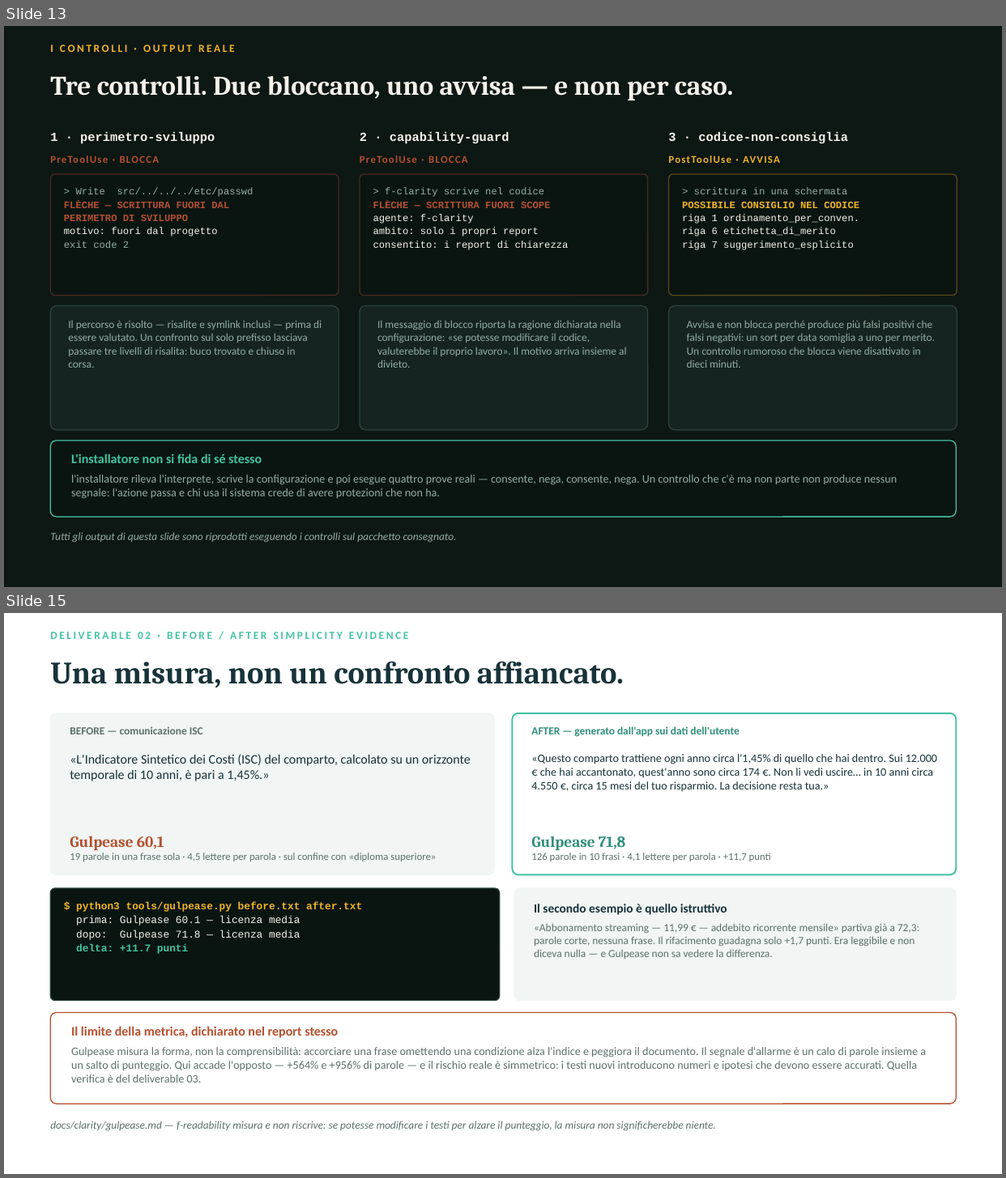
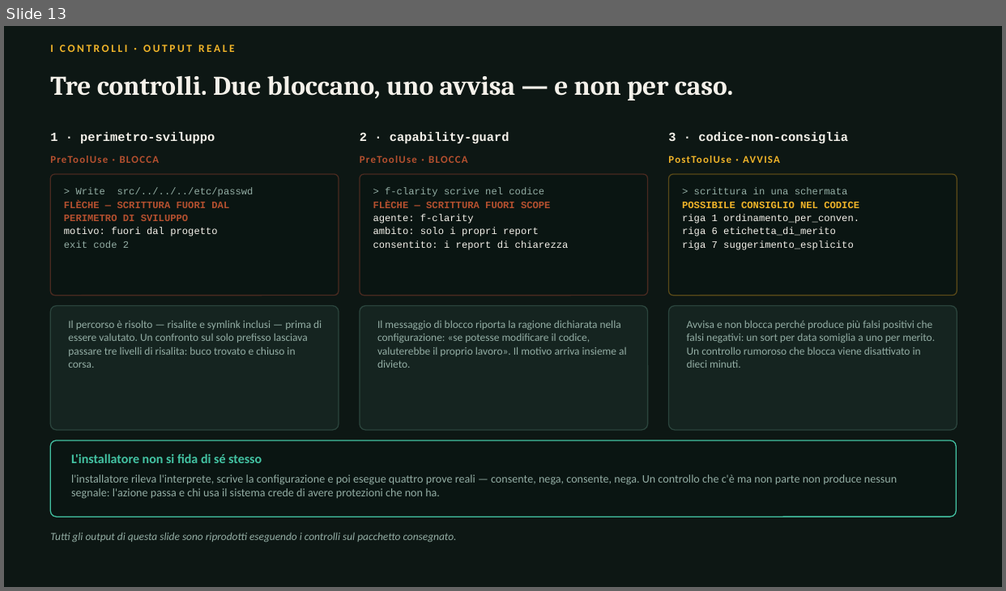
Before and after one commit to Scarpato-ACN/Isekai, a slide deck: Presentation/Isekai_Fleche_Hackathon.pptx. Shown one above the other, each under a label of ours: slides 13 and 15 before the commit, slide 13 after it; the slides between them are not shown. The pictures are 1006x1178 and 1006x591 pixels, drawn with LibreOffice and Linux fonts; fonts in the diff are those of the drawing. Boxes give left, top, right and bottom in pixels: in the first picture for what was removed or moved away, otherwise in the second. Text is boxed around its words. In the diff, an @@ line names an element or a change of style, - is before the commit and + after.

```diff
--- a/Presentation/Isekai_Fleche_Hackathon.pptx
+++ b/Presentation/Isekai_Fleche_Hackathon.pptx
@@ slide 15 removed at (4, 613, 1002, 1174), background #FFFFFF @@
@@ text removed at (50, 632, 408, 639) @@
-DELIVERABLE 02 · BEFORE / AFTER SIMPLICITY EVIDENCE
@@ text removed at (50, 661, 624, 688) @@
-Una misura, non un confronto affiancato.
@@ rounded rectangle removed at (50, 713, 494, 875) @@
@@ text removed at (70, 726, 203, 735) @@
-BEFORE — comunicazione ISC
@@ rounded rectangle removed at (513, 713, 957, 875) @@
@@ text removed at (531, 726, 739, 737) @@
-AFTER — generato dall'app sui dati dell'utente
@@ text removed at (70, 754, 471, 781) @@
-«L'Indicatore Sintetico dei Costi (ISC) del comparto, calcolato su un orizzonte temporale di 10 anni, è pari a 1,45%.»
@@ text removed at (531, 754, 937, 792) @@
-«Questo comparto trattiene ogni anno circa l'1,45% di quello che hai dentro. Sui 12.000 € che hai accantonato, quest'anno sono circa 174 €. Non li vedi uscire… in 10 anni circa 4.550 €, circa 15 mesi del tuo risparmio. La decisione resta tua.»
@@ text removed at (70, 836, 436, 862) @@
-Gulpease 60,1
-19 parole in una frase sola · 4,5 lettere per parola · sul confine con «diploma superiore»
@@ text removed at (531, 836, 771, 862) @@
-Gulpease 71,8
-126 parole in 10 frasi · 4,1 lettere per parola · +11,7 punti
@@ rounded rectangle removed at (50, 888, 500, 1001) @@
@@ text removed at (76, 902, 362, 954) @@
-$ python3 tools/gulpease.py before.txt after.txt
-prima: Gulpease 60.1 — licenza media
-dopo: Gulpease 71.8 — licenza media
-delta: +11.7 punti
@@ rounded rectangle removed at (514, 888, 957, 1001) @@
@@ text removed at (534, 904, 919, 959) @@
-Il secondo esempio è quello istruttivo
-«Abbonamento streaming — 11,99 € — addebito ricorrente mensile» partiva già a 72,3: parole corte, nessuna frase. Il rifacimento guadagna solo +1,7 punti. Era leggibile e non diceva nulla — e Gulpease non sa vedere la differenza.
@@ rounded rectangle removed at (50, 1013, 957, 1104) @@
@@ text removed at (71, 1026, 926, 1083) @@
-Il limite della metrica, dichiarato nel report stesso
-Gulpease misura la forma, non la comprensibilità: accorciare una frase omettendo una condizione alza l'indice e peggiora il documento. Il segnale d'allarme è un calo di parole insieme a un salto di punteggio. Qui accade l'opposto — +564% e +956% di parole — e il rischio reale è simmetrico: i testi nuovi introducono numeri e ipotesi che devono essere accurati. Quella verifica è del deliverable 03.
@@ text removed at (50, 1121, 716, 1131) @@
-docs/clarity/gulpease.md — f-readability misura e non riscrive: se potesse modificare i testi per alzare il punteggio, la misura non significherebbe niente.
```
Also in this commit, not shown: 2 slides changed, 3 other slides removed.
